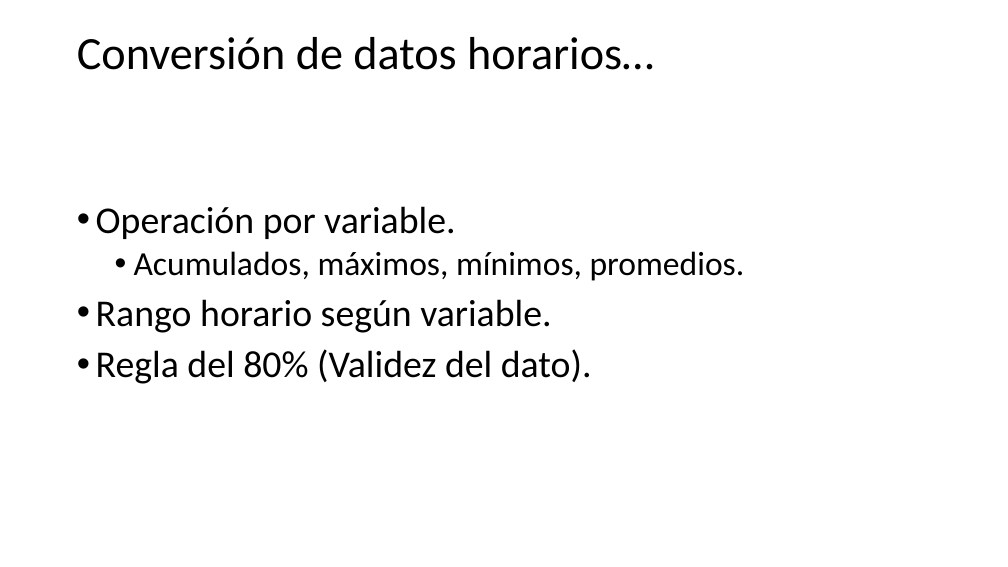
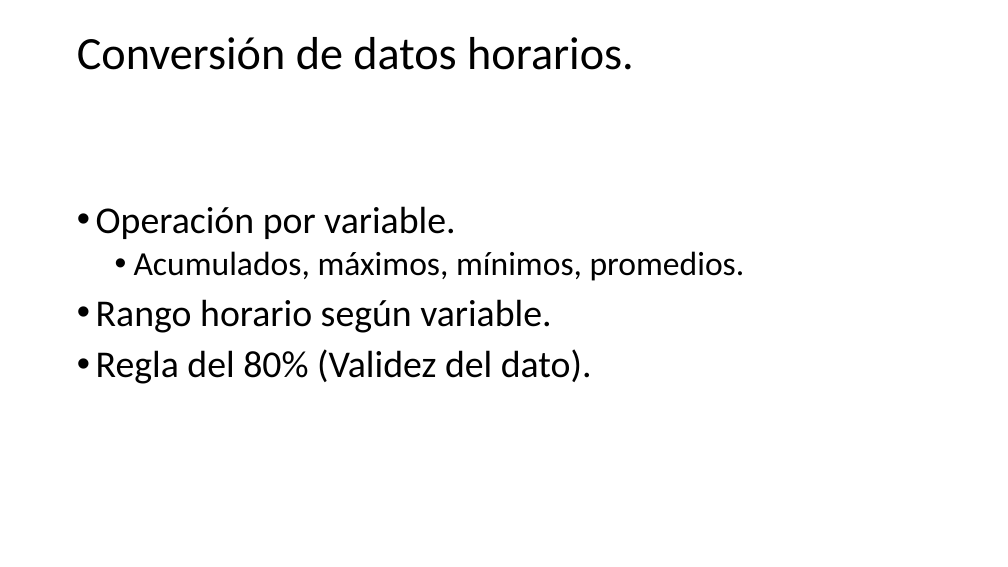
Before and after one commit to victor1130/Scripts_Clima, a slide deck: slide 11 of Tratamiento de datos climáticos.pptx. Drawn at 1008x567 pixels with LibreOffice and Linux fonts; fonts in the diff are those of the drawing. Boxes give left, top, right and bottom in pixels: in the first picture for what was removed or moved away, otherwise in the second. Text is boxed around its words. In the diff, an @@ line names an element or a change of style, - is before the commit and + after.

Commit message:
taller
datos

```diff
--- a/Tratamiento de datos climáticos.pptx
+++ b/Tratamiento de datos climáticos.pptx
@@ title at (77,37,634,70): text changed @@
-Conversión de datos horarios…
+Conversión de datos horarios.
```
Also in this commit, not shown: 17 other slides changed, 1 slide removed, 2 other files.
